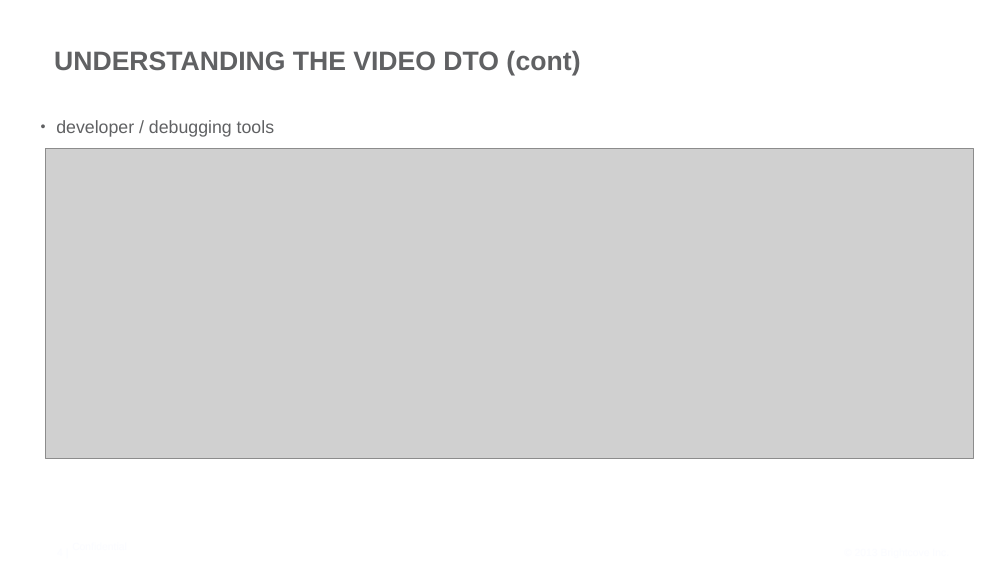
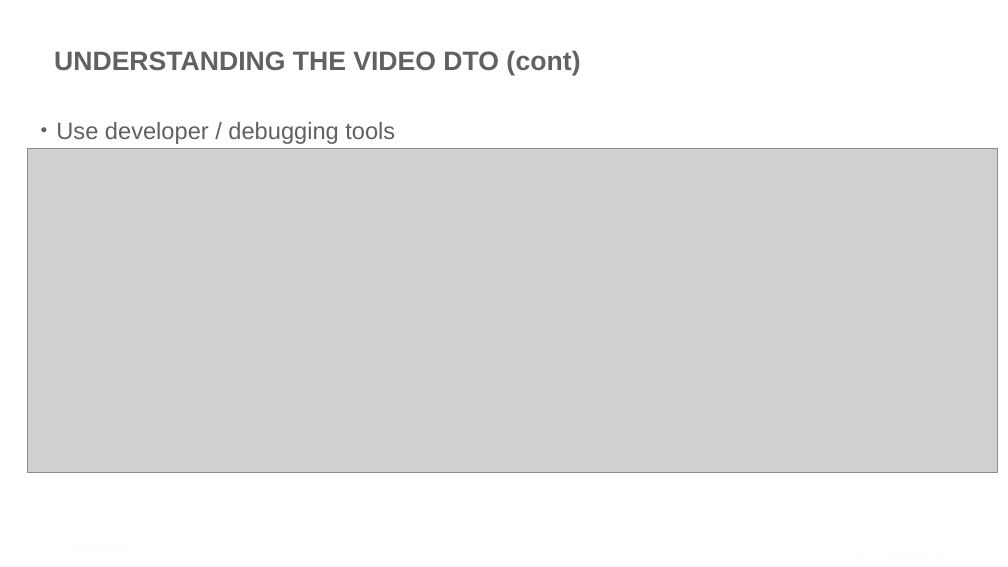
Before and after one commit to BrightcoveLearning/VideoCloudSmartPlayerAPI, a slide deck: slide 4 of VideoSessionsMaterials/v7-accessing-data.pptx. Drawn at 1008x567 pixels with LibreOffice and Linux fonts; fonts in the diff are those of the drawing; grey boxes stand for pictures; background and template pictures are left out. Boxes give left, top, right and bottom in pixels: in the first picture for what was removed or moved away, otherwise in the second. Text is boxed around its words. In the diff, an @@ line names an element or a change of style, - is before the commit and + after.

Commit message:
Creating/Updating slides for video recordings

```diff
--- a/VideoSessionsMaterials/v7-accessing-data.pptx
+++ b/VideoSessionsMaterials/v7-accessing-data.pptx
@@ picture: place and size @@
-picture at bbox=[45, 148, 973, 457]
+picture at bbox=[27, 148, 997, 472]
@@ text at bbox=[56, 122, 395, 144]: text changed; size 24 to 32 pt @@
-• developer / debugging tools
+• Use developer / debugging tools
```
Also in this commit, not shown: 2 other slides changed, 9 other files.
